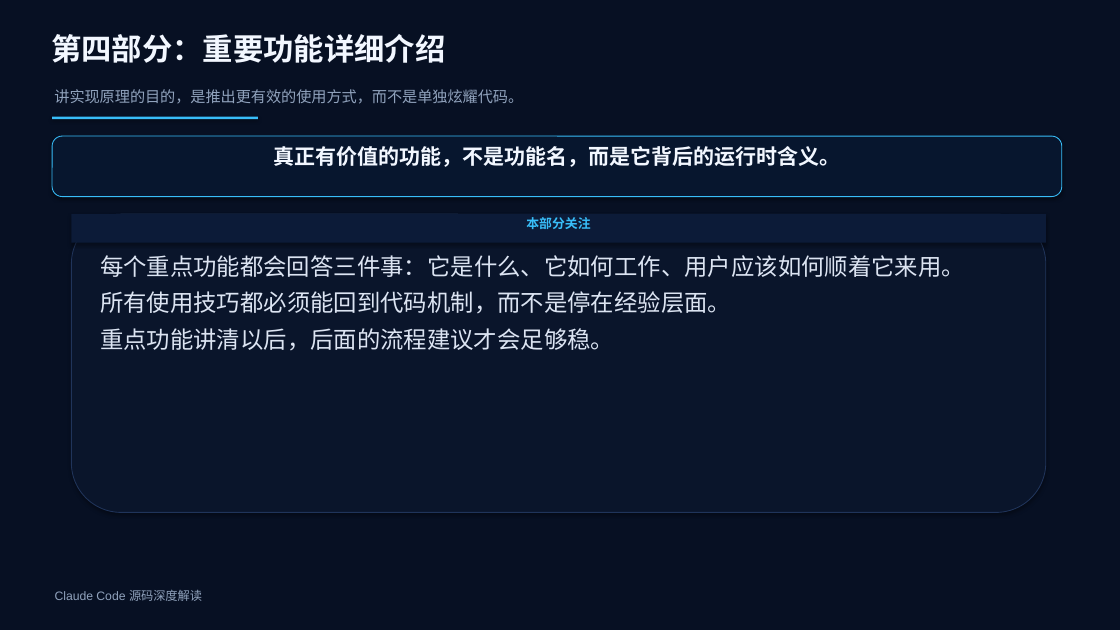
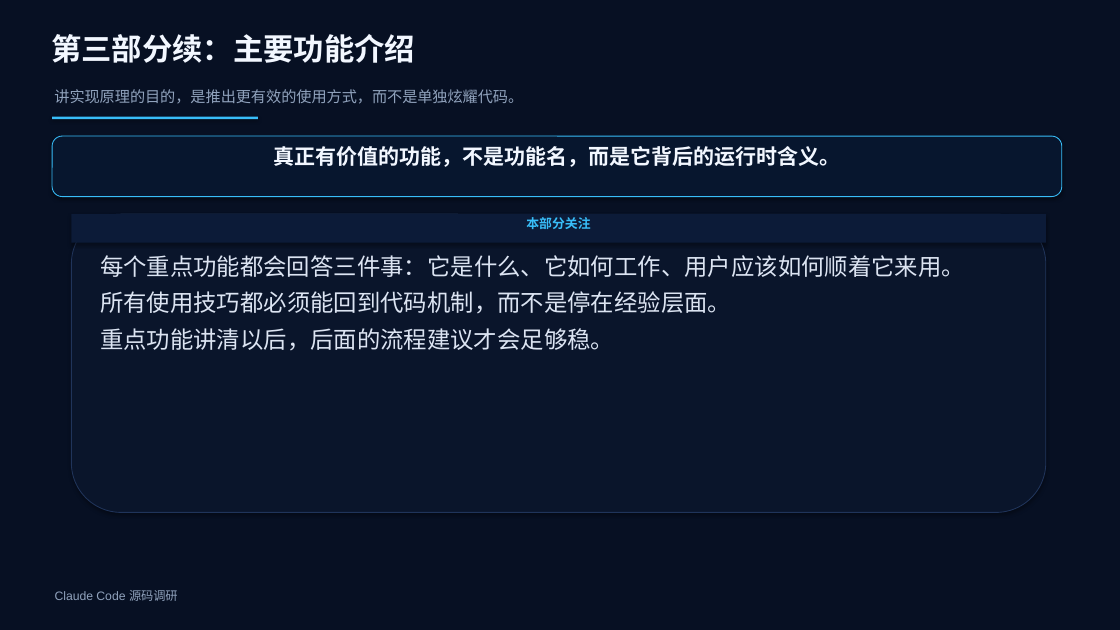
Before and after one commit to boboliu-1010/ccode, a slide deck: slide 21 of docs/zh/10-Claude Code 源码深度解读.pptx (slide 25 before the commit). Drawn at 1120x630 pixels with LibreOffice and Linux fonts; fonts in the diff are those of the drawing. Boxes give left, top, right and bottom in pixels: in the first picture for what was removed or moved away, otherwise in the second. Text is boxed around its words. In the diff, an @@ line names an element or a change of style, - is before the commit and + after.

```diff
--- a/docs/zh/10-Claude Code 源码深度解读.pptx
+++ b/docs/zh/10-Claude Code 源码深度解读.pptx
@@ text at <box>51,34,415,63</box>: text changed @@
-第四部分：重要功能详细介绍
+第三部分续：主要功能介绍
@@ text at <box>55,590,178,601</box>: text changed @@
-Claude Code 源码深度解读
+Claude Code 源码调研
```
Also in this commit, not shown: 53 other slides changed, 6 slides added, 1 other file.
